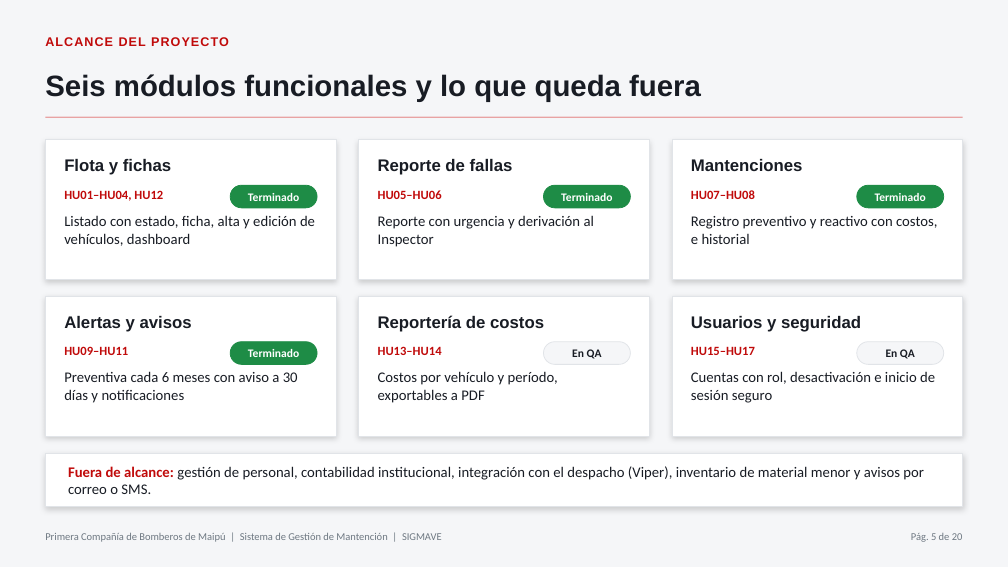
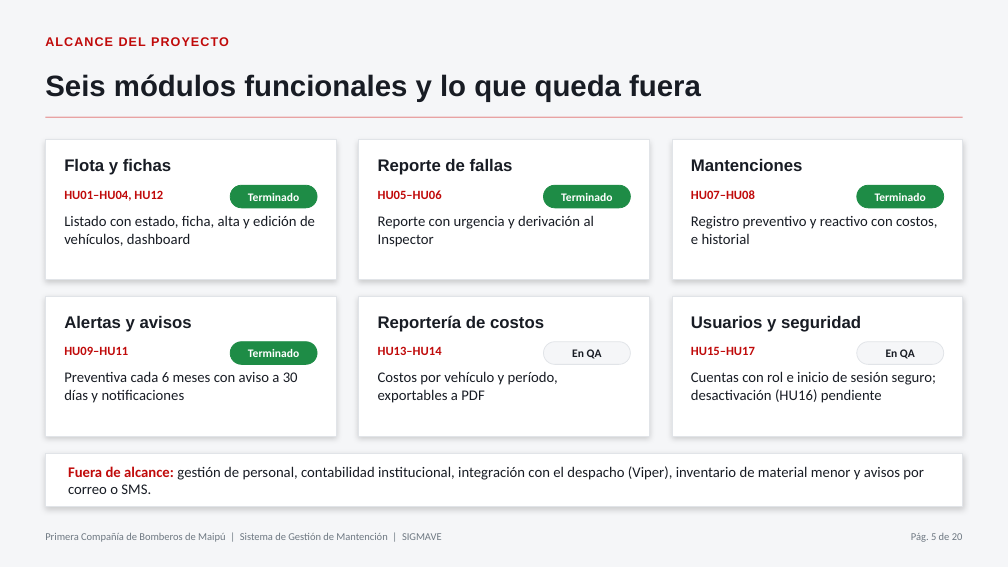
Before and after one commit to fonchoo/proyecto-capstone, a slide deck: slide 5 of Fase 2/Evidencias/Evidencia Grupal/presentacion_evaluacion_fase2_SIGMAVE.pptx. Drawn at 1008x567 pixels with LibreOffice and Linux fonts; fonts in the diff are those of the drawing. Boxes give left, top, right and bottom in pixels: in the first picture for what was removed or moved away, otherwise in the second. Text is boxed around its words. In the diff, an @@ line names an element or a change of style, - is before the commit and + after.

```diff
--- a/Fase 2/Evidencias/Evidencia Grupal/presentacion_evaluacion_fase2_SIGMAVE.pptx
+++ b/Fase 2/Evidencias/Evidencia Grupal/presentacion_evaluacion_fase2_SIGMAVE.pptx
@@ text at (691,371,936,403): text changed @@
-Cuentas con rol, desactivación e inicio de sesión seguro
+Cuentas con rol e inicio de sesión seguro; desactivación (HU16) pendiente
```
Also in this commit, not shown: 5 other slides changed.
